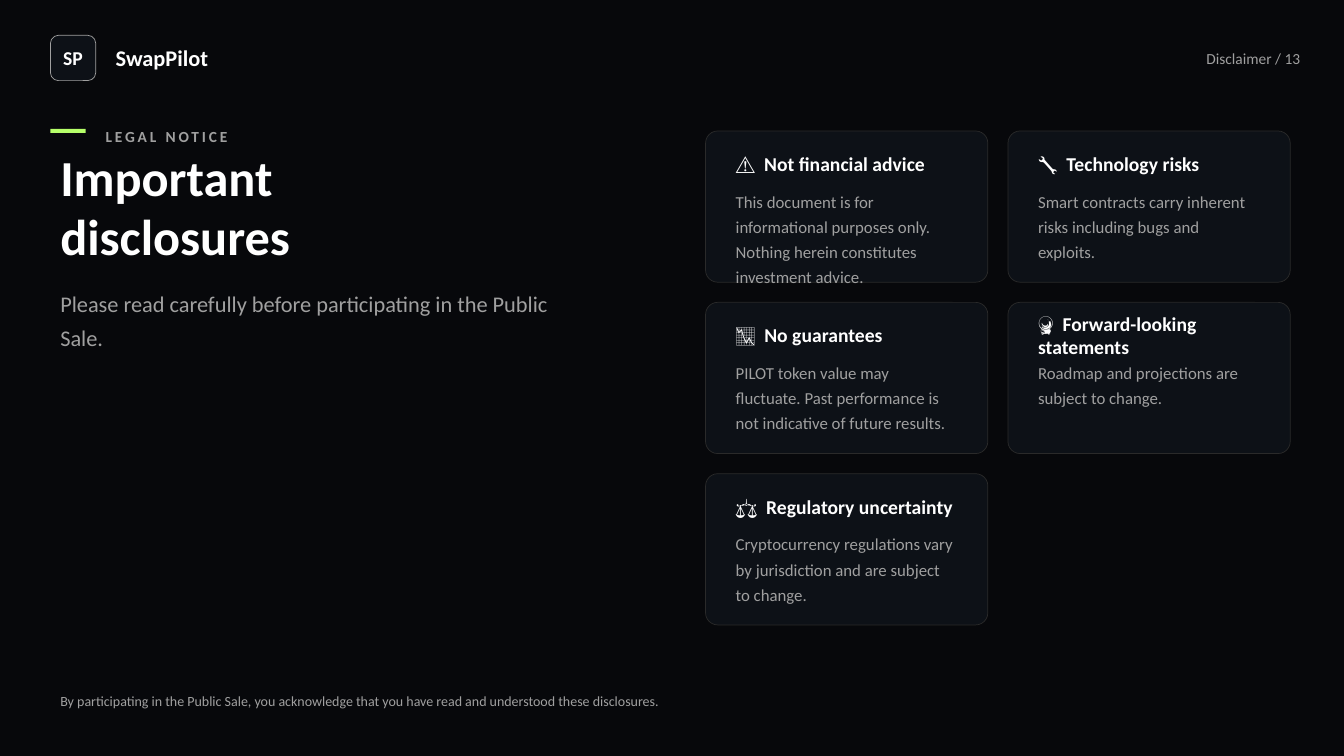
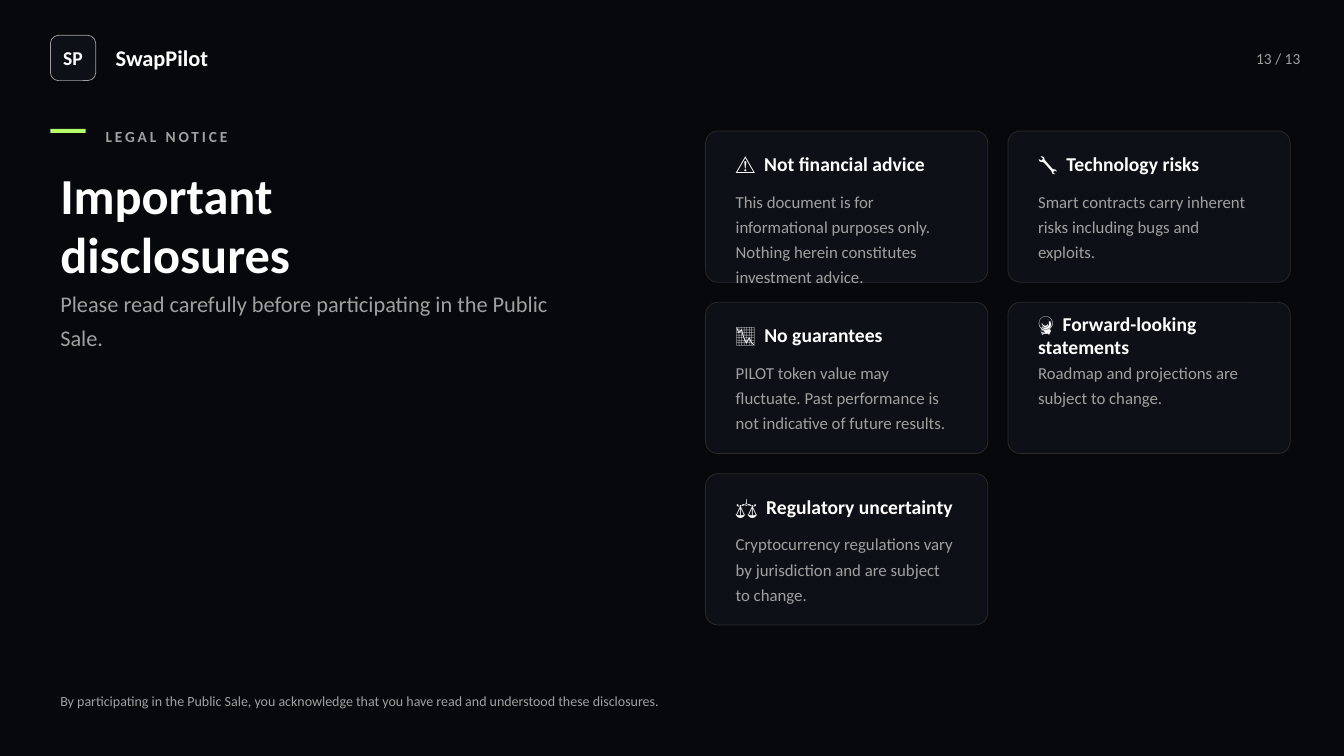
Before and after one commit to BacBacta/SwapPilot, a slide deck: slide 13 of pitch-deck/SwapPilot-Professional-PitchDeck.pptx. Drawn at 1344x756 pixels with LibreOffice and Linux fonts; fonts in the diff are those of the drawing. Boxes give left, top, right and bottom in pixels: in the first picture for what was removed or moved away, otherwise in the second. Text is boxed around its words. In the diff, an @@ line names an element or a change of style, - is before the commit and + after.

Commit message:
fix(pitch-deck): bookmarks + layout fixes + correct allocation chart

```diff
--- a/pitch-deck/SwapPilot-Professional-PitchDeck.pptx
+++ b/pitch-deck/SwapPilot-Professional-PitchDeck.pptx
@@ text at [1256,54,1301,64]: text changed @@
-Disclaimer / 13
+13 / 13
@@ text "Important": place and size @@
-text "Important" at [60,163,290,256]
+text "Important" at [60,181,290,274]
```
Also in this commit, not shown: 9 other slides changed, 2 other files.
